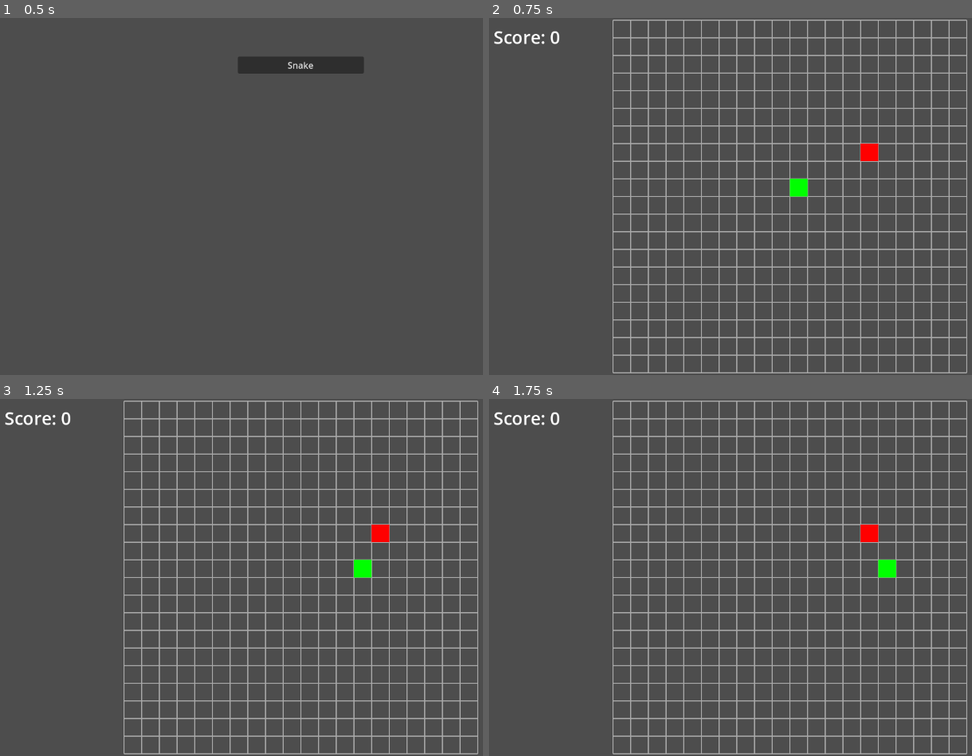
Above: before the commit, frames 1-4 (two rows, left to right).
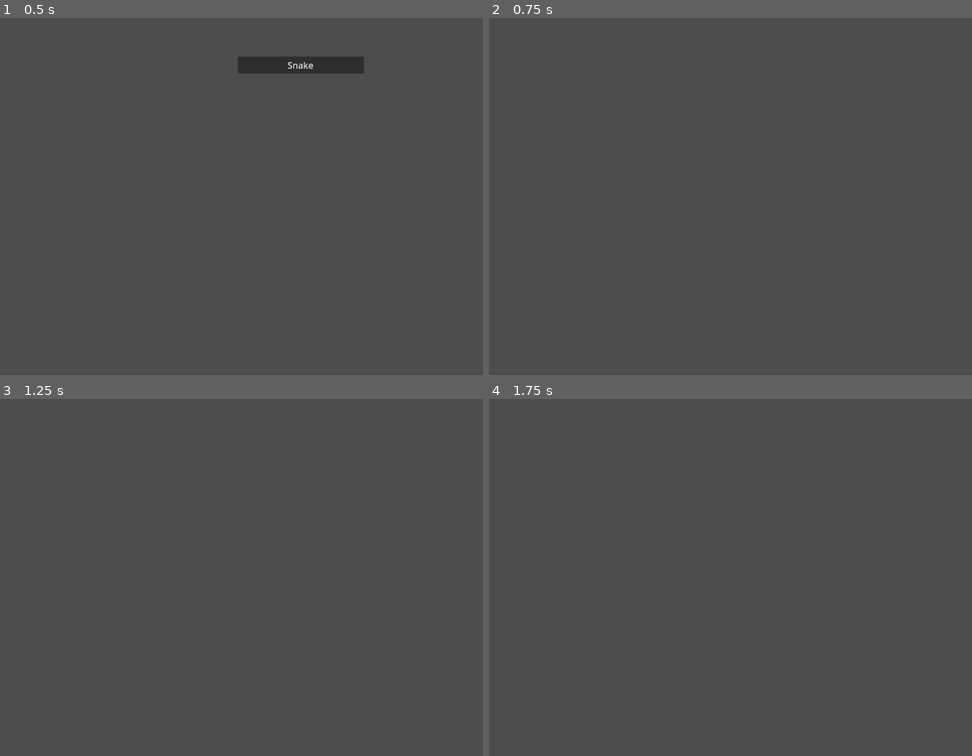
Above: after the commit, the same moments.

Repository: jevonsp/game-collection
Game: Godot game, scene res://front_end.tscn
Two runs of this game, one before a commit and one after it. Both use one fixed random seed, a clock stepped at 60 frames per second and the inputs below.
Inputs:
- Up to frame 1 (0.5 s): no input
- Up to frame 2 (0.75 s): click "Snake" at 0.5 s
- Up to frame 3 (1.25 s): no input
- Up to frame 4 (1.75 s): hold D (right) from 1.28 s (still down)

Frame 1 is identical in both runs. In frame 2, 12% of the frame differs, in the area x 0-100%, y 0-100%; in frame 3, 12%; in frame 4, 12%.
Error after the commit: Invalid access to property or key 'snake' on a base object of type 'Dictionary'. (res://front_end.gd:21)

Commit message:
Stat Storage Resource
Added GameData to store stats/high scores.

Each individual game can decide what it wants to do with the data through the set_vars(gd) method.

Diff:
--- /dev/null
+++ b/GameData.gd
@@ -0,0 +1,5 @@
+extends Resource
+class_name GameData
+
+var name: String = ""
+var hi_score: float = 0.0
--- a/front_end.gd
+++ b/front_end.gd
@@ -2,6 +2,8 @@
 
 @export var games: Array[PackedScene] = []
 @onready var scroll_container: ScrollContainer = $ScrollContainer
+
+var game_datas: Dictionary = {}
 
 func _ready() -> void:
 	var buttons = get_tree().get_nodes_in_group("buttons")
@@ -16,6 +18,8 @@
 			scroll_container.visible = false
 			which.release_focus()
 			var game = games[0].instantiate()
+			game.set_vars(game_datas["snake"])
+			game.game_data_sent.connect(_on_game_data_recieved)
 			game.game_quit.connect(_on_quit)
 			add_child(game)
 
@@ -23,3 +27,14 @@
 	var b:Button = get_tree().get_first_node_in_group("buttons")
 	b.grab_focus()
 	scroll_container.visible = true
+
+func _on_game_data_recieved(gd: GameData):
+	print(gd)
+	print(gd.name)
+	print(gd.hi_score)
+	for game:GameData in game_datas:
+		if game_datas.has(gd.name):
+			if game.hi_score > gd.hi_score:
+				game_datas[gd.name] = gd
+				return
+	game_datas[gd.name] = gd
--- a/snake/snake.gd
+++ b/snake/snake.gd
@@ -1,4 +1,5 @@
 extends Node2D
+signal game_data_sent(gd: GameData)
 signal game_quit
 @export var cell_size = Vector2(32, 32)
 @export var grid_size = Vector2i(20, 20)
@@ -12,7 +13,9 @@
 var apple_cells: Array[Vector2i] = []
 var timer: float = 0.0
 var apples_eaten: int = 0
-@onready var score_label: Label = $ScoreLabel
+var hi_score: int = 0
+@onready var score_label: Label = $VBoxContainer/ScoreLabel
+@onready var hi_score_label: Label = $VBoxContainer/HiScoreLabel
 
 func _ready() -> void:
 	#get_viewport().connect("size_changed", Callable(self, "_on_viewport_size_changed"))
@@ -21,6 +24,9 @@
 			game_cells.append(Vector2i(x, y))
 
 	prepare_game()
+
+func set_vars(gd: GameData) -> void:
+	hi_score = int(gd.hi_score)
 
 func prepare_game():
 	print("snake preparing")
@@ -47,8 +53,7 @@
 	if event.is_action_pressed("right"):
 		turn_snake(Vector2i.RIGHT)
 	if event.is_action_pressed("ui_cancel"):
-		game_quit.emit()
-		queue_free()
+		quit()
 
 func _on_viewport_size_changed() -> void:
 	queue_redraw()
@@ -151,6 +156,7 @@
 		apple_cells = [chosen_cell]
 
 func lose():
+	update_hi_score_label()
 	occupied_cells.clear()
 	apple_cells.clear()
 	snake_direction = Vector2i.RIGHT
@@ -159,8 +165,20 @@
 	update_label()
 	prepare_game()
 
-func win():
-	pass
+func quit():
+	update_hi_score_label()
+	var gd = GameData.new()
+	gd.name = "snake"
+	gd.hi_score = hi_score
+	game_data_sent.emit(gd)
+	game_quit.emit()
+	queue_free()
 
 func update_label():
-	score_label.text = "Score: %s" % [apples_eaten * 5]
+	score_label.text = "%s" % [apples_eaten * 5]
+
+func update_hi_score_label():
+	var score = apples_eaten * 5
+	if score > hi_score:
+		hi_score = score
+		hi_score_label.text = "%s" % [score]
--- a/snake/snake.tscn
+++ b/snake/snake.tscn
@@ -5,10 +5,36 @@
 [node name="Snake" type="Node2D"]
 script = ExtResource("1_j2kkt")
 
-[node name="ScoreLabel" type="Label" parent="."]
-offset_left = 40.0
+[node name="VBoxContainer" type="VBoxContainer" parent="."]
+offset_left = 30.0
 offset_top = 12.0
-offset_right = 215.0
-offset_bottom = 57.0
+offset_right = 248.0
+offset_bottom = 106.0
+
+[node name="ScoreLabel" type="Label" parent="VBoxContainer"]
+layout_mode = 2
 theme_override_font_sizes/font_size = 32
-text = "Score: 4000"
+text = "4000"
+horizontal_alignment = 2
+
+[node name="HiScoreLabel" type="Label" parent="VBoxContainer"]
+layout_mode = 2
+theme_override_font_sizes/font_size = 32
+text = "0"
+horizontal_alignment = 2
+
+[node name="TextLabels" type="VBoxContainer" parent="."]
+offset_left = 30.0
+offset_top = 12.0
+offset_right = 70.0
+offset_bottom = 52.0
+
+[node name="Label" type="Label" parent="TextLabels"]
+layout_mode = 2
+theme_override_font_sizes/font_size = 32
+text = "Score:"
+
+[node name="Label2" type="Label" parent="TextLabels"]
+layout_mode = 2
+theme_override_font_sizes/font_size = 32
+text = "Hi-Score:"
Not shown, added: GameData.gd.uid
